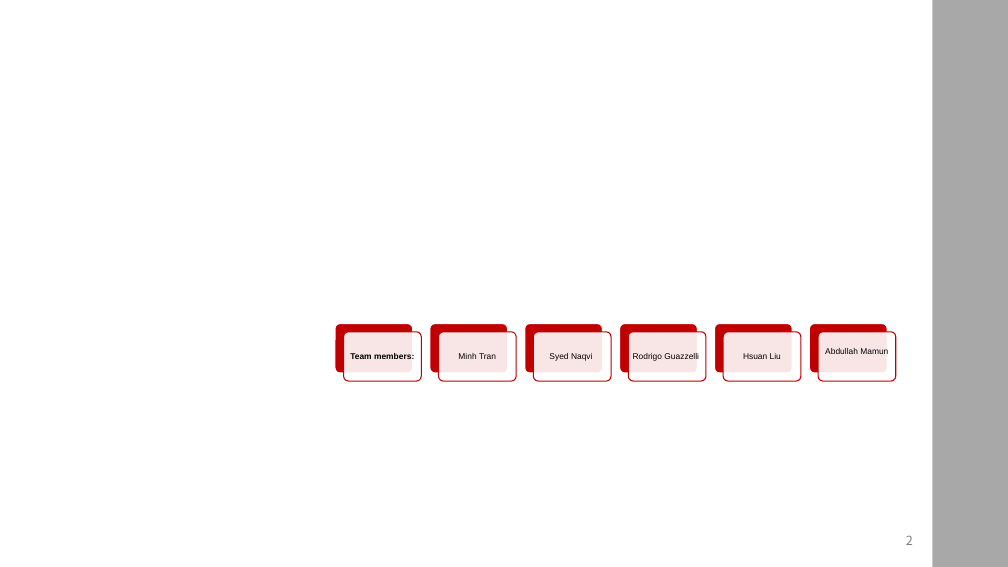
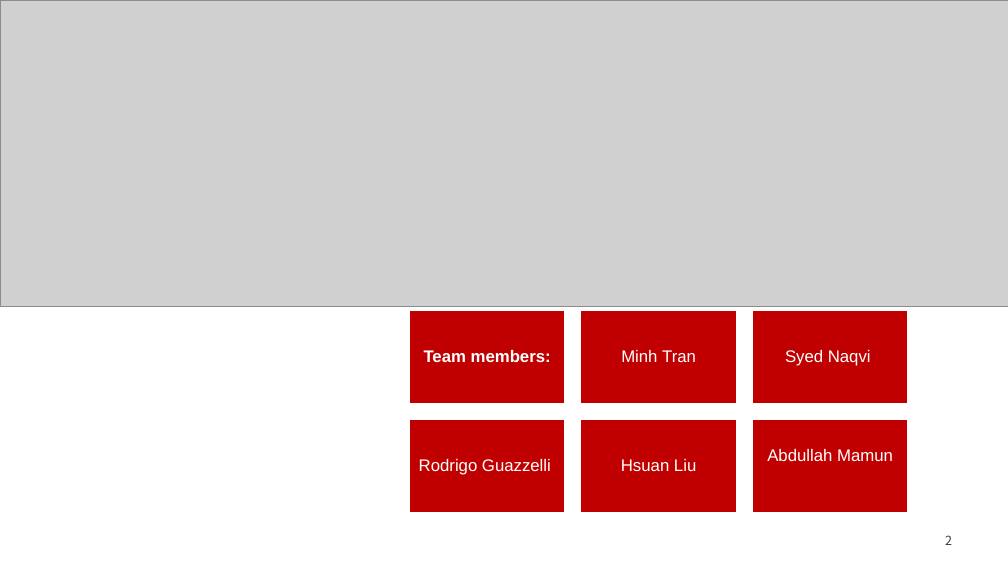
Before and after one commit to shonaqvi/Your-Next-Investment-, a slide deck: slide 2 of Slide_Template/TSLA deck.pptx. Drawn at 1008x567 pixels with LibreOffice and Linux fonts; fonts in the diff are those of the drawing; grey boxes stand for pictures; background and template pictures are left out. Boxes give left, top, right and bottom in pixels: in the first picture for what was removed or moved away, otherwise in the second. Text is boxed around its words. In the diff, an @@ line names an element or a change of style, - is before the commit and + after.

```diff
--- a/Slide_Template/TSLA deck.pptx
+++ b/Slide_Template/TSLA deck.pptx
@@ picture added at [0, 0, 1008, 307] @@
@@ rectangle removed at [294, 0, 932, 567] @@
@@ rectangle removed at [932, 0, 1008, 567] @@
@@ text "Team members:": place and size @@
-text "Team members:" at [350, 353, 414, 359]
+text "Team members:" at [424, 350, 551, 362]
@@ text "Minh Tran": place and size @@
-text "Minh Tran" at [458, 353, 496, 359]
+text "Minh Tran" at [621, 350, 696, 362]
@@ text "Syed Naqvi": place and size @@
-text "Syed Naqvi" at [549, 353, 593, 361]
+text "Syed Naqvi" at [785, 350, 871, 366]
@@ group removed at [335, 324, 896, 381]: 12 rounded rectangles @@
@@ text "Rodrigo Guazzelli": place and size @@
-text "Rodrigo Guazzelli" at [633, 353, 699, 361]
+text "Rodrigo Guazzelli" at [419, 459, 551, 475]
@@ size 8 to 16 pt, text colour #000000 to #FFFFFF; more space between paragraphs in 6 elements at [424, 350, 551, 362], [621, 350, 696, 362], [767, 449, 893, 461], [785, 350, 871, 366], [419, 459, 551, 475], [621, 459, 696, 471] @@
@@ text "Hsuan Liu": place and size @@
-text "Hsuan Liu" at [743, 353, 781, 359]
+text "Hsuan Liu" at [621, 459, 696, 471]
@@ text "Abdullah Mamun": place and size @@
-text "Abdullah Mamun" at [825, 348, 888, 354]
+text "Abdullah Mamun" at [767, 449, 893, 461]
@@ group added at [409, 310, 908, 513]: 6 rectangles @@
@@ page number: place and size @@
-page number at [906, 536, 913, 545]
+page number at [945, 535, 952, 545]
@@ page number at [945, 535, 952, 545]: text colour #808080 to #404040 @@
```
Also in this commit, not shown: 9 other slides changed, 5 slides added, 2 slides removed, 4 other files.
